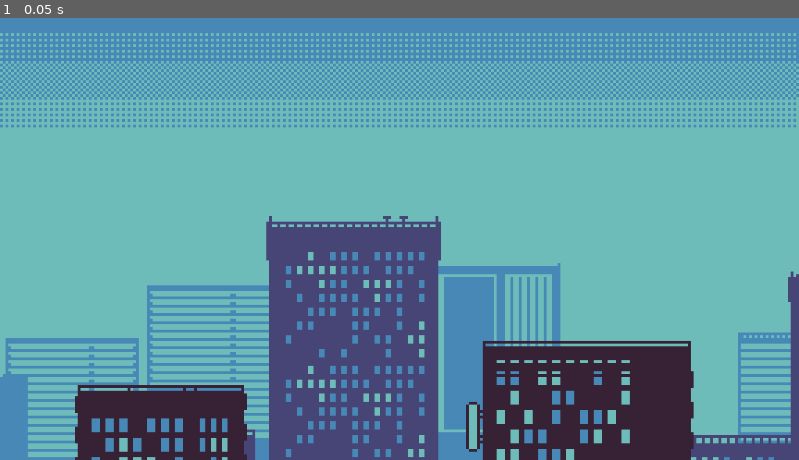
Above: before the commit, frame 1.
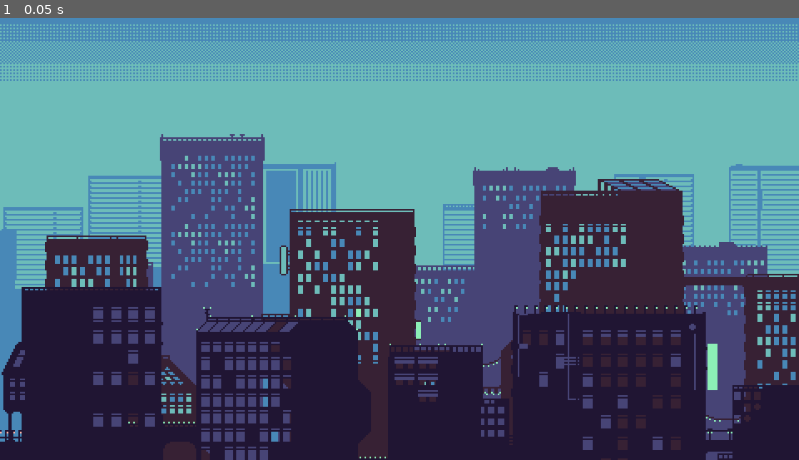
Above: after the commit, the same moment.

Repository: Diviyan20/Endless-Runner
Game: Godot game, scene res://Scenes/background.tscn
The game is run twice, just before and just after one commit, with the same random seed, the same clock (stepped at 60 frames per second) and the same inputs.
Inputs:
- Up to frame 1 (0.05 s): no input

The runs differ from the first frame. In frame 1, 60% of the frame differs, in the area x 0-100%, y 1-100%.

Commit message:
Teleport Functionality

Diff:
--- /dev/null
+++ b/Scenes/Main Map.tscn
@@ -0,0 +1,29 @@
+[gd_scene load_steps=5 format=3 uid="uid://bl4sex851qng4"]
+
+[ext_resource type="PackedScene" uid="uid://b6mv7k8i1r4np" path="res://Scenes/background.tscn" id="1_rosm5"]
+[ext_resource type="PackedScene" uid="uid://b3pufbef10eg1" path="res://Scenes/ground.tscn" id="2_rlthf"]
+[ext_resource type="PackedScene" uid="uid://dq4srb6ui0oa" path="res://Scenes/player.tscn" id="3_0vog1"]
+[ext_resource type="Script" uid="uid://hxy2h2c0vani" path="res://Scripts/Player/player_movement.gd" id="4_teiu1"]
+
+[node name="Node" type="Node"]
+
+[node name="bg" parent="." instance=ExtResource("1_rosm5")]
+
+[node name="Ground" parent="." instance=ExtResource("2_rlthf")]
+position = Vector2(0, 480)
+
+[node name="Ground3" parent="." instance=ExtResource("2_rlthf")]
+position = Vector2(0, -384)
+
+[node name="Ground4" parent="." instance=ExtResource("2_rlthf")]
+position = Vector2(1152, -384)
+
+[node name="Ground2" parent="." instance=ExtResource("2_rlthf")]
+position = Vector2(1152, 480)
+
+[node name="Player" parent="." instance=ExtResource("3_0vog1")]
+position = Vector2(288, 936)
+script = ExtResource("4_teiu1")
+
+[node name="Camera2D" type="Camera2D" parent="."]
+position = Vector2(960, 536)
--- a/Scenes/player.tscn
+++ b/Scenes/player.tscn
@@ -143,18 +143,18 @@
 }]
 
 [sub_resource type="RectangleShape2D" id="RectangleShape2D_bi64h"]
-size = Vector2(25, 53)
+size = Vector2(88, 172)
 
 [node name="Player" type="CharacterBody2D"]
+z_index = 1
 
 [node name="AnimatedSprite2D" type="AnimatedSprite2D" parent="."]
 texture_filter = 1
+scale = Vector2(3, 3)
 sprite_frames = SubResource("SpriteFrames_wpjfl")
-animation = &"Run"
+animation = &"Idle"
 autoplay = "Idle"
-frame = 1
-frame_progress = 0.124311
 
 [node name="CollisionShape2D" type="CollisionShape2D" parent="."]
-position = Vector2(-0.5, 0)
+position = Vector2(0, 9)
 shape = SubResource("RectangleShape2D_bi64h")
--- /dev/null
+++ b/Scripts/Player/player_movement.gd
@@ -0,0 +1,22 @@
+extends CharacterBody2D
+
+@onready var sprite = $AnimatedSprite2D
+var on_ceiling = false
+
+# Set these to match your game’s actual floor and ceiling Y positions
+const FLOOR_Y = 936
+const CEILING_Y = 305
+
+func _input(event):
+	if event.is_action_pressed("ui_accept"):  # Space key by default
+		teleport()
+
+func teleport():
+	if on_ceiling:
+		global_position.y = FLOOR_Y
+		sprite.flip_v = false
+	else:
+		global_position.y = CEILING_Y
+		sprite.flip_v = true
+
+	on_ceiling = !on_ceiling
--- a/project.godot
+++ b/project.godot
@@ -15,6 +15,11 @@
 config/features=PackedStringArray("4.4", "Mobile")
 config/icon="res://icon.svg"
 
+[display]
+
+window/size/viewport_width=1920
+window/size/viewport_height=1080
+
 [rendering]
 
 renderer/rendering_method="mobile"
Not shown, added: Scripts/Player/player_movement.gd.uid
